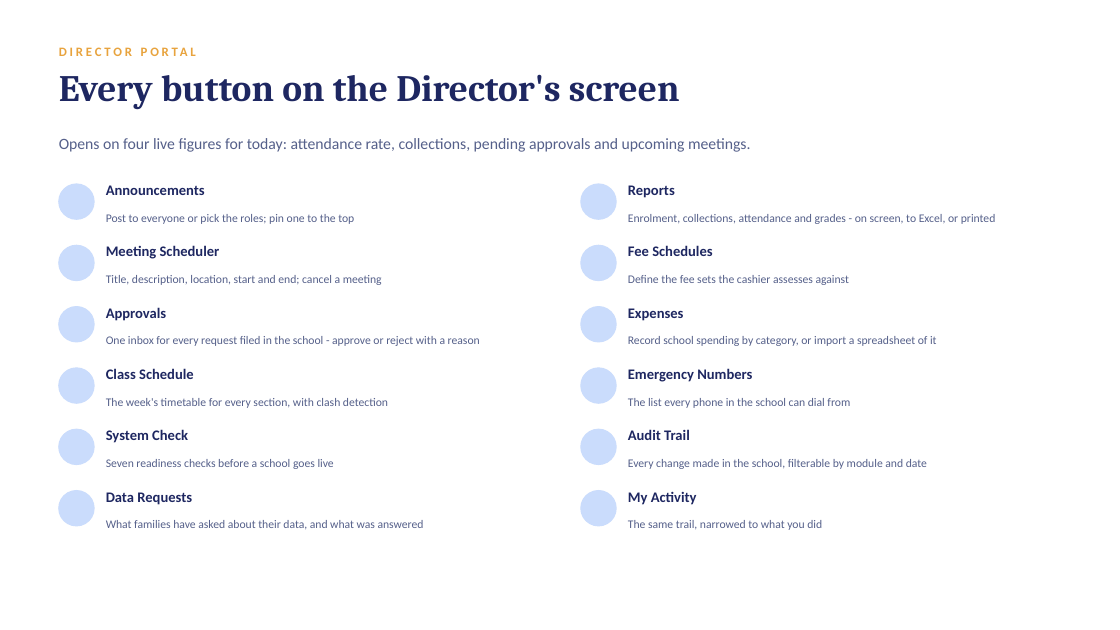
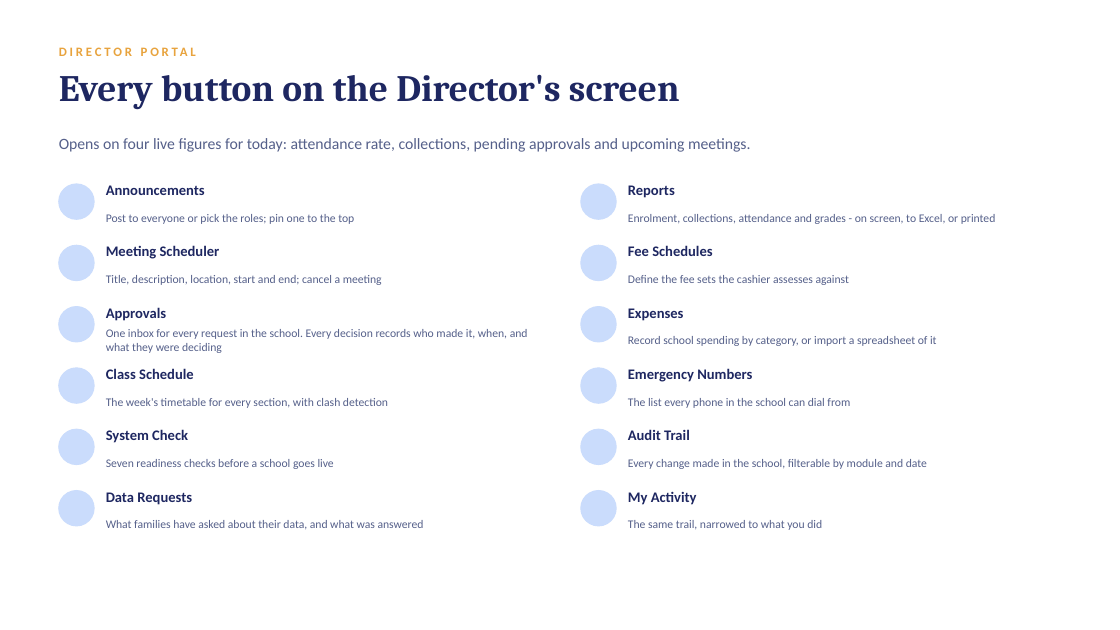
Before and after one commit to jcem0615-rgb/School-saas, a slide deck: slide 4 of marketing/LogicClass-Demo.pptx. Drawn at 1120x630 pixels with LibreOffice and Linux fonts; fonts in the diff are those of the drawing; background and template pictures are left out. Boxes give left, top, right and bottom in pixels: in the first picture for what was removed or moved away, otherwise in the second. Text is boxed around its words. In the diff, an @@ line names an element or a change of style, - is before the commit and + after.

```diff
--- a/marketing/LogicClass-Demo.pptx
+++ b/marketing/LogicClass-Demo.pptx
@@ text at (106,329,528,353): text changed @@
-One inbox for every request filed in the school - approve or reject with a reason
+One inbox for every request in the school. Every decision records who made it, when, and what they were deciding
```
Also in this commit, not shown: 4 other slides changed, 6 other files.
